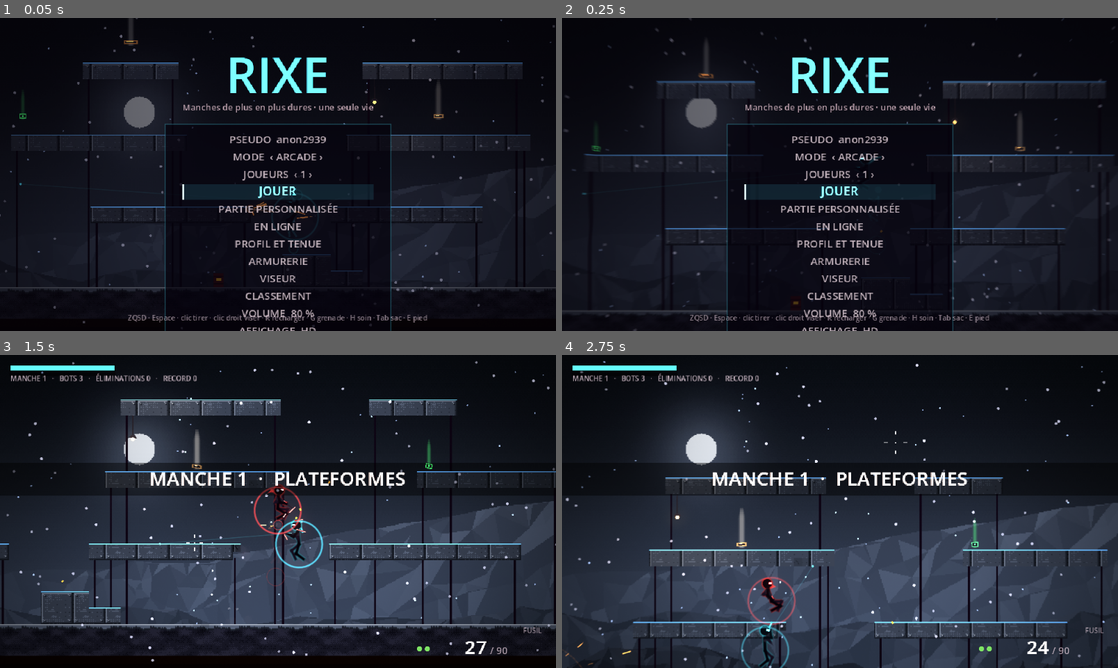
Above: before the commit, frames 1-4 (two rows, left to right).
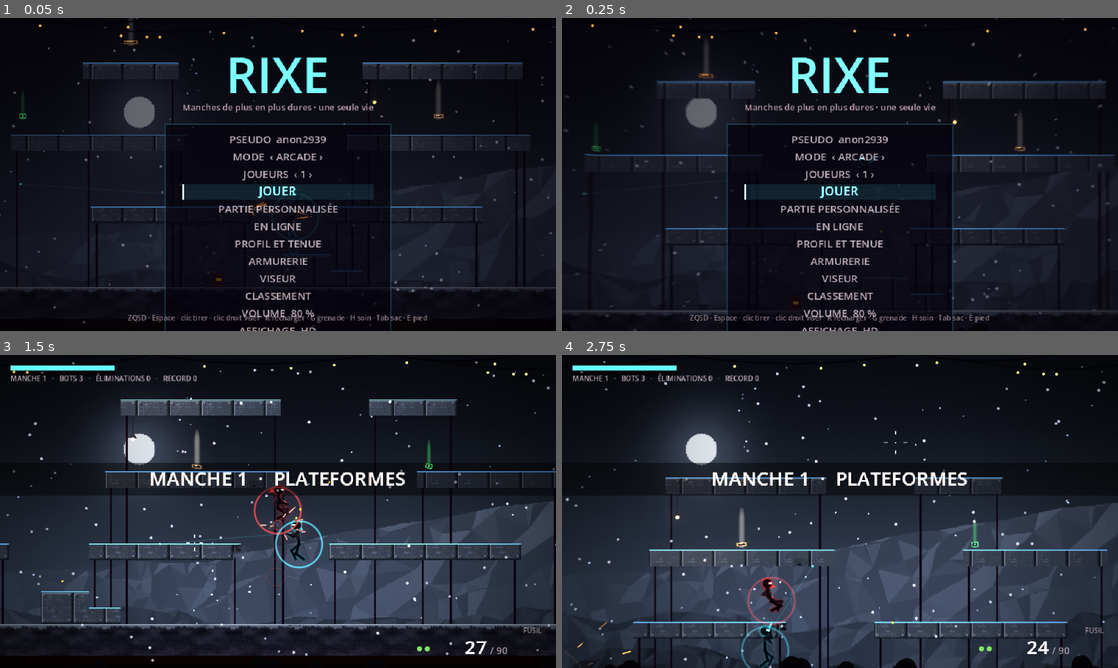
Above: after the commit, the same moments.

Repository: Chrlstopher-c/rixe
Game: Godot game, scene res://game/main.tscn
The game is run twice, just before and just after one commit, with the same random seed, the same clock (stepped at 60 frames per second) and the same inputs.
Inputs (mouse positions are in pixels of both pictures, inside the frame that each line leads up to):
- Up to frame 1 (0.05 s): no input
- Up to frame 2 (0.25 s): no input
- Up to frame 3 (1.5 s): tap Enter at 0.5 s; move the mouse to (400, 495) at 0.52 s; hold D (right) 0.53-1.25 s; hold W (jump) 0.53-1.25 s; tap Shift (dash) at 0.6 s; click (400, 495) at 0.67 s; drag from (166, 527) to (250, 574) at 1.27 s
- Up to frame 4 (2.75 s): move the mouse to (895, 442) at 2.02 s; hold A (left) from 2.03 s (still down); hold Right mouse button (aim) from 2.03 s (still down); tap W (jump) at 2.3 s

The runs differ from the first frame. In frame 1, less than 0.1% of the frame differs, in the area x 7-100%, y 0-7%; in frame 2, less than 0.1%; in frame 3, less than 0.1%; in frame 4, 0.6%, in the area x 0-97%, y 1-100%.

Commit message:
Visuel : impacts persistants, fumée en nappe, néons sur les toits, premier plan en parallaxe
- Trous de balle et traces noires d'explosion qui restent sur le décor (effacés avec la cellule)
- Fumée qui retombe et traîne au ras du sol quelques secondes après une explosion
- arena/props/neon.gd : enseignes qui grésillent et se coupent parfois sur les façades (Toits)
- fx/foreground.gd : câbles à ampoules en haut, feuillages en bas, défilant plus vite que le décor

Co-Authored-By: Claude Opus 5.5 (1M context) <noreply@anthropic.com>
Claude-Session: https://claude.ai/code/session_019E4BjX7ceCbkbFqNjaL8nD

Diff:
--- a/arena/maps.gd
+++ b/arena/maps.gd
@@ -96,6 +96,12 @@
 		var top := snappedf(rng.randf_range(-110, 0), 8.0)
 		arena.terrain.fill(Rect2(x, top, w, 32), Terrain.K.BRICK)
 		arena.add_building(Rect2(x, top + 32, w, 600))
+		if w > 90.0 and rng.randf() < 0.75:
+			var n := Neon.new()
+			n.position = Vector2(x + rng.randf_range(34, w - 34), top + rng.randf_range(70, 150))
+			n.setup(Vector2(rng.randf_range(34, 60), rng.randf_range(14, 22)),
+				Neon.PALETTE[rng.randi_range(0, Neon.PALETTE.size() - 1)], rng.randi_range(0, 2), rng.randf() * 10.0)
+			arena.add_child(n)
 		if rng.randf() < 0.6:
 			var pw := snappedf(rng.randf_range(56, minf(w - 16, 120)), 8.0)
 			var r := Rect2(snappedf(x + rng.randf_range(8, w - pw - 8), 8.0), top - arena.LEVEL_GAP, pw, arena.PLATFORM_H)
--- /dev/null
+++ b/arena/props/neon.gd
@@ -0,0 +1,53 @@
+class_name Neon
+extends Node2D
+## Enseigne au néon sur les façades (carte Toits) : cadre et motifs lumineux qui grésillent et clignotent parfois.
+
+const PALETTE := [Color(2.6, 0.4, 1.6), Color(0.4, 2.2, 2.6), Color(2.6, 1.6, 0.4), Color(0.6, 2.6, 0.8)]
+
+var size := Vector2(40, 18)
+var color := PALETTE[0]
+## Motif intérieur : 0 barres, 1 flèche, 2 cercle.
+var motif := 0
+var _t := 0.0
+var _seed := 0.0
+
+
+func setup(s: Vector2, c: Color, m: int, seed_value: float) -> void:
+	size = s
+	color = c
+	motif = m
+	_seed = seed_value
+	z_index = 2
+
+
+func _process(delta: float) -> void:
+	_t += delta
+	if Juice.on_screen(global_position, 60.0):
+		queue_redraw()
+
+
+## Grésillement : petites baisses rapides et, de temps en temps, une coupure franche.
+func _level() -> float:
+	var buzz := 0.85 + 0.15 * sin(_t * 47.0 + _seed)
+	var cut := fmod(_t * 0.37 + _seed, 7.0) < 0.12
+	return 0.15 if cut else buzz
+
+
+func _draw() -> void:
+	var a := _level()
+	var col := Color(color * a, 0.95)
+	var glow := Color(color * a, 0.12)
+	draw_rect(Rect2(-size * 0.5, size).grow(3.0), glow)
+	draw_rect(Rect2(-size * 0.5, size), Color(0.02, 0.01, 0.03, 0.9))
+	draw_rect(Rect2(-size * 0.5, size), col, false, 1.2)
+	match motif:
+		0:
+			for i in 3:
+				var y := -size.y * 0.25 + i * size.y * 0.25
+				draw_line(Vector2(-size.x * 0.35, y), Vector2(size.x * (0.35 - i * 0.12), y), col, 1.4)
+		1:
+			draw_polyline(PackedVector2Array([Vector2(-size.x * 0.3, 0), Vector2(size.x * 0.3, 0),
+				Vector2(size.x * 0.12, -size.y * 0.3), Vector2(size.x * 0.3, 0), Vector2(size.x * 0.12, size.y * 0.3)]),
+				col, 1.4)
+		_:
+			draw_arc(Vector2.ZERO, size.y * 0.32, 0.0, TAU, 20, col, 1.4)
--- a/fx/effects.gd
+++ b/fx/effects.gd
@@ -86,6 +86,22 @@
 		b.drag = 0.4
 
 
+## Trou de balle qui reste sur le décor (effacé avec la cellule si elle casse).
+static func bullet_hole(pos: Vector2) -> void:
+	if Juice.stains:
+		Juice.stains.add(pos, randf_range(0.8, 1.3), Color(0.04, 0.03, 0.05, 0.85))
+
+
+## Fumée qui retombe et reste en nappe au ras du sol quelques secondes après une explosion.
+static func lingering_smoke(pos: Vector2, amount: int) -> void:
+	var fx: Node2D = Juice.fx
+	for i in amount:
+		var v := Vector2(randf_range(-40, 40), randf_range(-8, 4))
+		var s = fx.emit(2, pos + Vector2(randf_range(-20, 20), randf_range(-6, 6)), v, randf_range(4.0, 7.0),
+			randf_range(7.0, 11.0), Color(0.22, 0.2, 0.24, 0.22))
+		s.drag = 1.2
+
+
 ## Explosion : éclair, boule de feu, fumée qui monte, étincelles, débris, onde de choc, gros tremblement.
 static func explosion(pos: Vector2, radius: float) -> void:
 	var fx: Node2D = Juice.fx
@@ -105,6 +121,11 @@
 		s.grav = 400.0
 		s.drag = 1.5
 	fx.flash_light(pos, Color(1.0, 0.6, 0.3), 3.0)
+	lingering_smoke(pos + Vector2(0, 8), 6)
+	if Juice.stains:
+		for i in 5:
+			Juice.stains.add(pos + Vector2(randf_range(-radius, radius), randf_range(-radius, radius)) * 0.35,
+				randf_range(3.0, 6.0), Color(0.05, 0.04, 0.04, 0.7))
 	Juice.shockwave(pos, 1.6)
 	Juice.shake(0.8, pos)
 	Juice.zoom_punch = maxf(Juice.zoom_punch, 0.06)
--- /dev/null
+++ b/fx/foreground.gd
@@ -0,0 +1,72 @@
+class_name Foreground
+extends CanvasLayer
+## Premier plan en parallaxe : silhouettes sombres collées aux bords de l'écran (câbles avec ampoules en haut,
+## feuillages en bas) qui glissent plus vite que le décor quand la caméra avance, sans jamais couvrir le jeu.
+
+const SPAN := 800.0
+## Vitesse relative au décor (1 = suit le monde, plus = premier plan).
+const SPEED := 1.35
+
+var _strip := Node2D.new()
+var _seed := 0
+var _map := ""
+
+
+func _ready() -> void:
+	layer = 15
+	_strip.draw.connect(_draw_strip)
+	add_child(_strip)
+
+
+func regenerate(seed_value: int, map: String) -> void:
+	_seed = seed_value
+	_map = map
+	visible = map != "survie"
+	_strip.queue_redraw()
+
+
+func _process(_delta: float) -> void:
+	if not visible or not is_instance_valid(Juice.camera):
+		return
+	var cam: Camera2D = Juice.camera
+	var x := cam.get_screen_center_position().x * SPEED * cam.zoom.x
+	_strip.position.x = -fposmod(x, SPAN)
+
+
+func _draw_strip() -> void:
+	var rng := RandomNumberGenerator.new()
+	rng.seed = _seed
+	var dark := Color(0.015, 0.01, 0.02, 0.92)
+	var h: float = _strip.get_viewport_rect().size.y
+	for rep in 3:
+		var x0 := rep * SPAN
+		if _map != "mine":
+			_cables(rng, dark, x0)
+		_leaves(rng, dark, x0, h)
+		rng.seed = _seed
+
+
+func _cables(rng: RandomNumberGenerator, dark: Color, x0: float) -> void:
+	var x := 0.0
+	while x < SPAN:
+		var w := rng.randf_range(160, 280)
+		var y := rng.randf_range(-6, 4)
+		var sag := rng.randf_range(10, 22)
+		var pts := PackedVector2Array()
+		for i in 17:
+			var k := i / 16.0
+			pts.append(Vector2(x0 + x + w * k, y + sag * 4.0 * k * (1.0 - k)))
+		_strip.draw_polyline(pts, dark, 1.6, true)
+		for i in rng.randi_range(2, 4):
+			var p := pts[rng.randi_range(3, 13)]
+			_strip.draw_line(p, p + Vector2(0, 4), dark, 0.8)
+			_strip.draw_circle(p + Vector2(0, 6), 1.6, Color(2.4, 1.7, 0.7, 0.85))
+		x += w
+
+
+func _leaves(rng: RandomNumberGenerator, dark: Color, x0: float, h: float) -> void:
+	for i in 5:
+		var c := Vector2(x0 + rng.randf_range(0, SPAN), h + rng.randf_range(4, 12))
+		for j in 6:
+			_strip.draw_circle(c + Vector2(rng.randf_range(-20, 20), rng.randf_range(-12, 4)), rng.randf_range(7, 12),
+				dark)
--- a/game/bootstrap.gd
+++ b/game/bootstrap.gd
@@ -44,6 +44,8 @@
 	m.spawner = Spawner.new(m._fighters, m._rng)
 	Juice.fx = m._child(Juice.world, preload("res://fx/fx_layer.gd").new())
 	Juice.weather = m._child(Juice.world, preload("res://fx/weather.gd").new())
+	if not ("foreground" in m._off):
+		m._foreground = m._child(m, Foreground.new())
 	m._camera = preload("res://core/game_camera.gd").new()
 	m._camera.limit_left = -20
 	m._camera.limit_right = int(Juice.arena.W) + 20
--- a/game/main.gd
+++ b/game/main.gd
@@ -11,6 +11,7 @@
 var _menu: CanvasLayer
 var _lobby: CanvasLayer
 var _custom: CanvasLayer
+var _foreground: Foreground
 var _backdrop: CanvasLayer
 var _volume := 0.8
 var score := RunScore.new()
@@ -95,6 +96,8 @@
 	var w: Array = Weather.pick(map_type, theme_name, _rng)
 	Juice.wind = w[1]
 	Juice.weather.set_kind(w[0])
+	if _foreground:
+		_foreground.regenerate(seed_base * 1000 + round_no, map_type)
 	var b := _populate_survival() if game_mode == "survie" and not attract else _populate()
 	if not _net_guest():
 		spawner.spawn_pickups()
--- a/weapons/gun.gd
+++ b/weapons/gun.gd
@@ -232,6 +232,7 @@
 		_trace(at + normal * 0.6, out, left * 0.75, dmg * 0.65, bounces - 1, [])
 		return
 	Effects.impact(at, normal, def.tracer)
+	Effects.bullet_hole(at - normal * 1.5)
 	Sfx.play("impact", at, -8.0, 0.25)
 
 
Not shown, added: arena/props/neon.gd.uid
Not shown, added: fx/foreground.gd.uid
